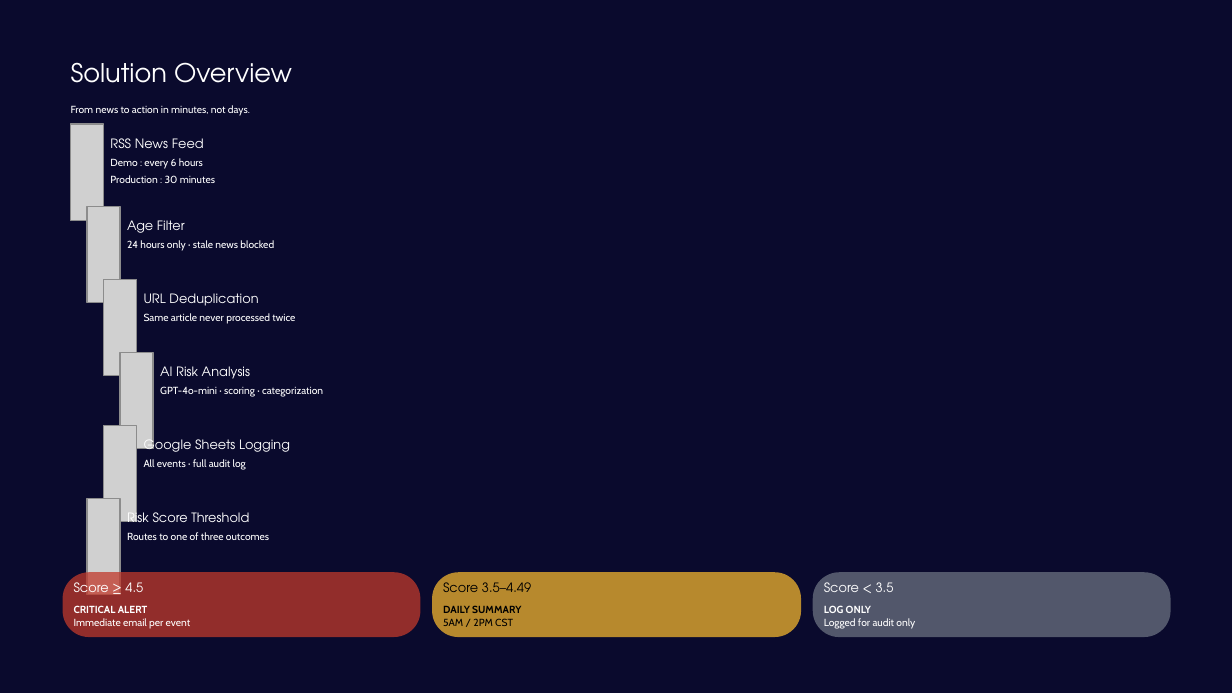
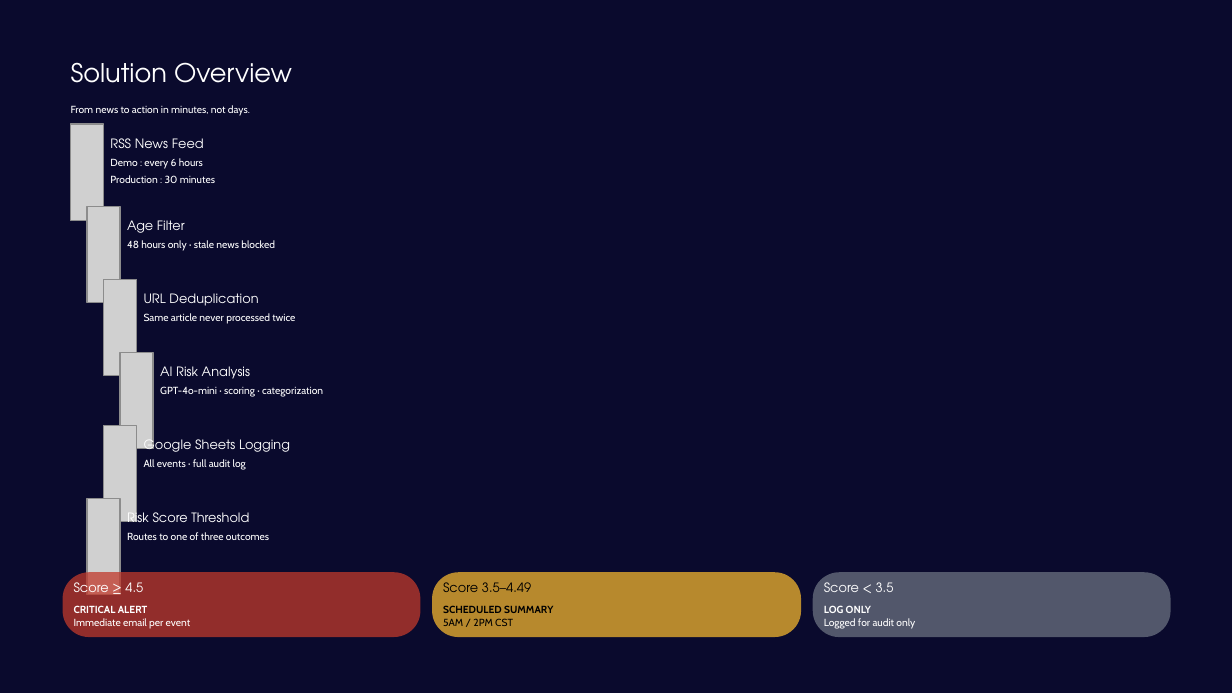
Before and after one commit to kk-2050/ai-supply-chain-risk-platform-v2, a slide deck: slide 3 of docs/gamma/AI-Supply-Chain-Risk-Intelligence-Platform-v2.pptx. Drawn at 1232x693 pixels with LibreOffice and Linux fonts; fonts in the diff are those of the drawing; grey boxes stand for pictures; background and template pictures are left out; a plain dark background stands for a picture behind light text. Boxes give left, top, right and bottom in pixels: in the first picture for what was removed or moved away, otherwise in the second. Text is boxed around its words. In the diff, an @@ line names an element or a change of style, - is before the commit and + after.

```diff
--- a/docs/gamma/AI-Supply-Chain-Risk-Intelligence-Platform-v2.pptx
+++ b/docs/gamma/AI-Supply-Chain-Risk-Intelligence-Platform-v2.pptx
@@ text at (127, 240, 275, 251): text changed @@
-24 hours only · stale news blocked
+48 hours only · stale news blocked
@@ text at (443, 606, 553, 613): text changed @@
-DAILY SUMMARY
+SCHEDULED SUMMARY
```
Also in this commit, not shown: 2 other slides changed, 1 other file.
